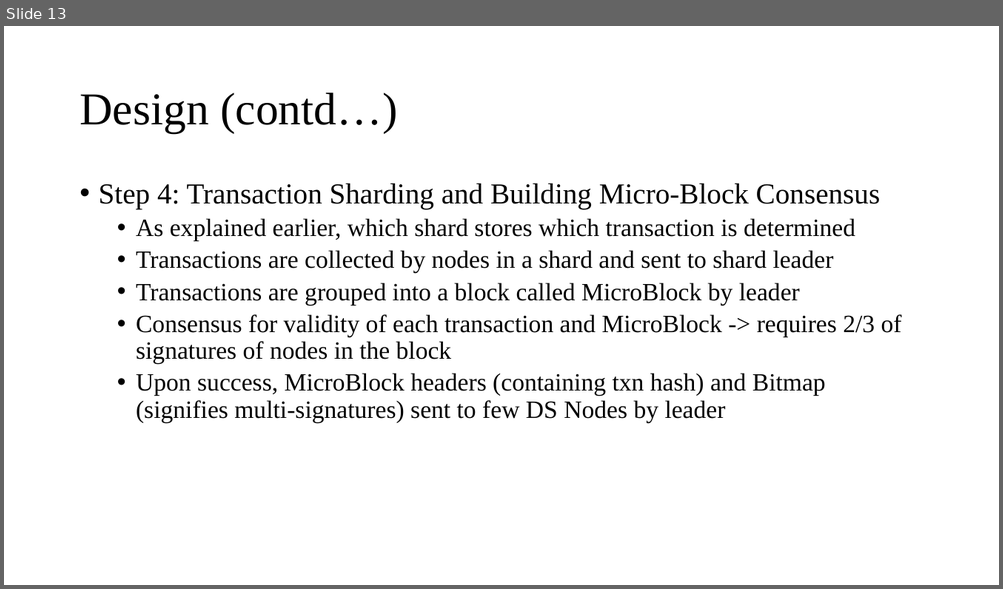
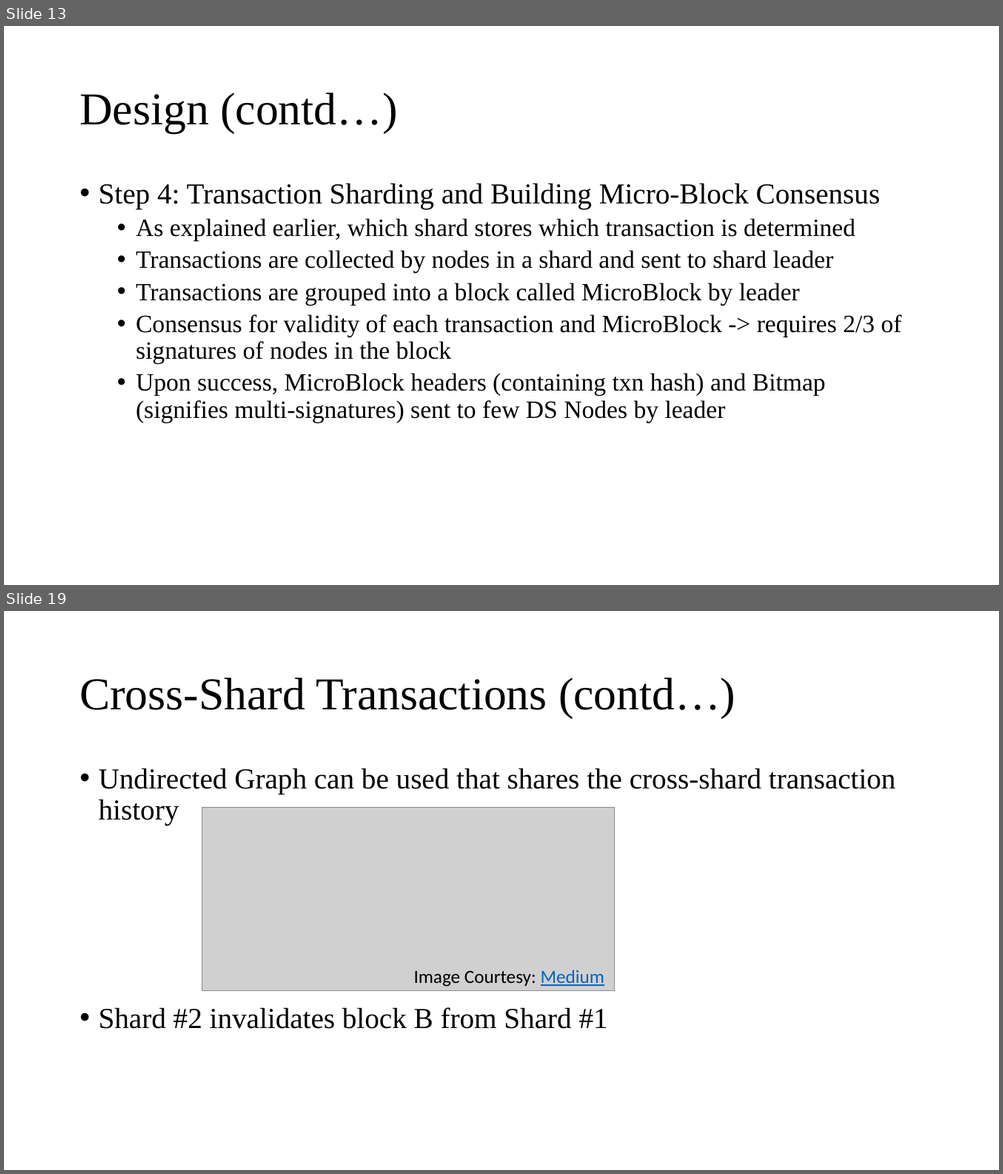
Before and after one commit to Tsajan/2018FallSemPOSTECH, a slide deck: CSED601 Dependable Computing/Sharding.pptx. Shown one above the other, each under a label of ours: slide 13 before the commit, slides 13 and 19 after it; the slides between them are not shown. The pictures are 1003x589 and 1003x1174 pixels, drawn with LibreOffice and Linux fonts; fonts in the diff are those of the drawing; grey boxes stand for pictures. Boxes give left, top, right and bottom in pixels: in the first picture for what was removed or moved away, otherwise in the second. Text is boxed around its words. In the diff, an @@ line names an element or a change of style, - is before the commit and + after.

```diff
--- a/CSED601 Dependable Computing/Sharding.pptx
+++ b/CSED601 Dependable Computing/Sharding.pptx
@@ slide 19 added at (4, 611, 999, 1170), background #FFFFFF @@
@@ title added at (79, 678, 735, 718), 44 pt, text #000000 @@
+Cross-Shard Transactions (contd…)
@@ text added at (99, 768, 896, 1029), 28 pt, text #000000 @@
+• Undirected Graph can be used that shares the cross-shard transaction history
+• Shard #2 invalidates block B from Shard #1
@@ picture added at (202, 807, 614, 991) @@
@@ text added at (414, 970, 604, 987), 18 pt, text #000000 @@
+Image Courtesy: Medium
```
Also in this commit, not shown: 11 slides changed, 5 other slides added, 2 other files.
